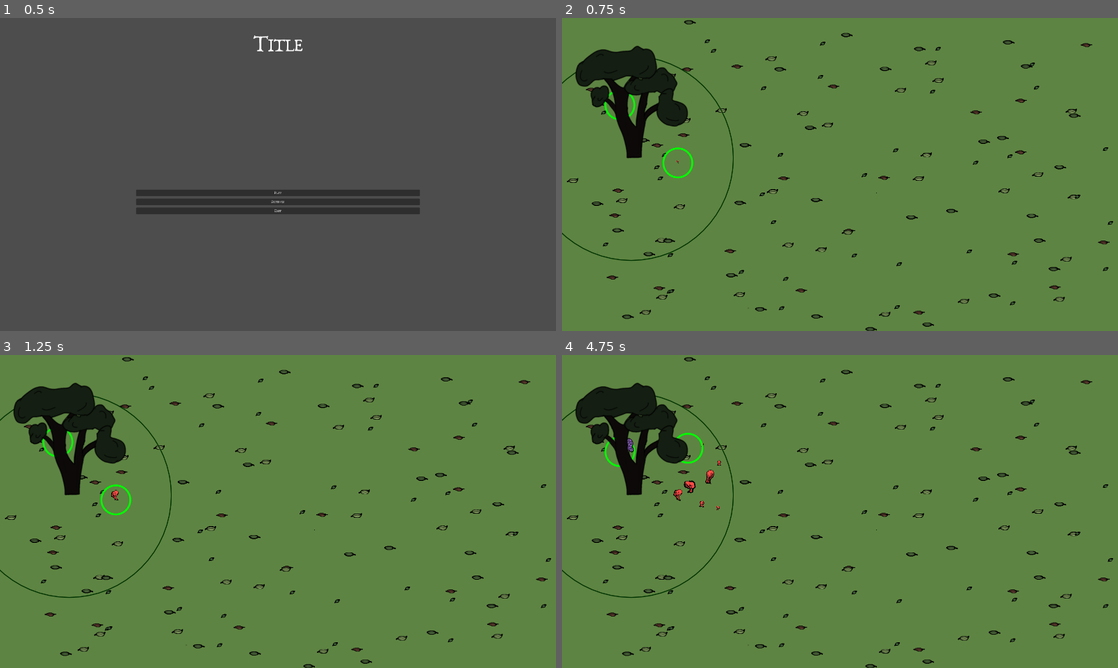
Above: before the commit, frames 1-4 (two rows, left to right).
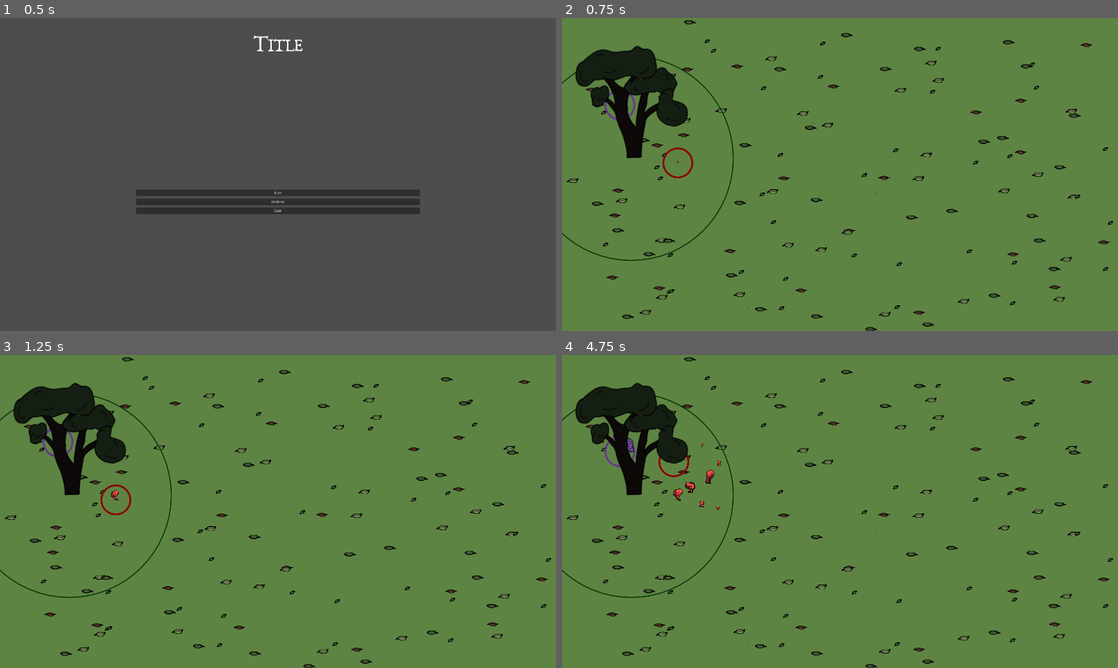
Above: after the commit, the same moments.

Repository: carcinizer/slavic-2025
Game: Godot game, scene res://scenes/main_menu.tscn
Same seed, same stepped clock (60 frames per second), same inputs: the game is played once before the commit and once after it.
Inputs:
- Up to frame 1 (0.5 s): no input
- Up to frame 2 (0.75 s): click "Play" at 0.5 s
- Up to frame 3 (1.25 s): no input
- Up to frame 4 (4.75 s): tap Enter at 1.25 s; hold Right (right1) 1.28-2.03 s; tap S (down2) at 1.35, 4.35 s; hold Down (down1) 2.03-2.78 s; tap A (left2) at 2.1 s; hold Right (right1) 2.78-3.53 s; tap D (right2) at 2.85 s; hold Up (up1) 3.53-4.28 s; tap W (up2) at 3.6 s; hold Left (left1) from 4.28 s (still down)

Frame 1 is identical in both runs. In frame 2, 0.2% of the frame differs, in the area x 7-24%, y 23-52%; in frame 3, 0.2%; in frame 4, 0.3%, in the area x 7-29%, y 24-47%.

Commit message:
add cursor color, slower death speed

Diff:
--- a/src/cursor.gd
+++ b/src/cursor.gd
@@ -7,6 +7,7 @@
 @onready var terrain: TileMapLayer = get_parent().get_node("Terrain") # yeah, whatever, it's a game jam
 
 const radius := 50.0
+var color: Color
 const growth_speed := 100.0
 const starting_hp := 20
 
@@ -120,4 +121,4 @@
 	return false
 
 func _draw():
-	draw_circle(Vector2(0,0), radius, Color.GREEN, false, 5, true)
+	draw_circle(Vector2(0,0), radius, color, false, 5, true)
--- a/src/global/glob.gd
+++ b/src/global/glob.gd
@@ -3,7 +3,7 @@
 
 var all_mushrooms: Array[Mushroom] = []
 var all_cursors: Dictionary[int, Cursor] = {}
-
+var player_colors: Array[Color] = [Color.REBECCA_PURPLE, Color.DARK_RED]
 @onready var settings: Settings = load("user://settings.tres")
 
 func _ready() -> void:
--- a/src/map.gd
+++ b/src/map.gd
@@ -13,13 +13,14 @@
 ]
 
 func _ready():
-	for player in range(GLOB.settings.player_settings.size()):
+	for player_id in range(GLOB.settings.player_settings.size()):
 		var mushroom: Mushroom = mushroom_scene.instantiate()
-		mushroom.player_id = player
-		mushroom.position = mushroom_positions[player]
+		mushroom.player_id = player_id
+		mushroom.position = mushroom_positions[player_id]
 		add_child(mushroom)
 
 		var cursor: Cursor = cursor_scene.instantiate()
-		cursor.player_id = player
-		cursor.position = mushroom_positions[player]
+		cursor.player_id = player_id
+		cursor.position = mushroom_positions[player_id]
+		cursor.color = GLOB.player_colors[player_id]
 		add_child(cursor)
--- a/src/mushroom.gd
+++ b/src/mushroom.gd
@@ -6,7 +6,7 @@
 @export var max_hp := 100.0
 @export var growth_speed := 10.0
 @export var time_until_starts_dying := 3.0
-@export var death_speed := 0.1
+@export var death_speed := 0.04
 @export var radius := 25
 var my_tree: Tree = null
 var my_cursor: Cursor = null
